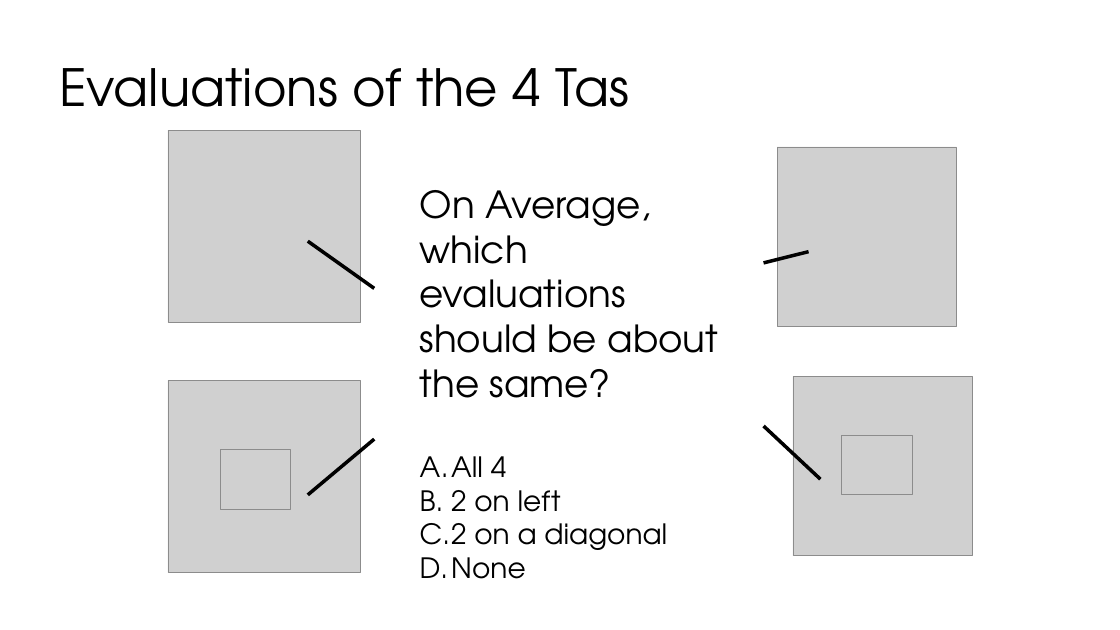
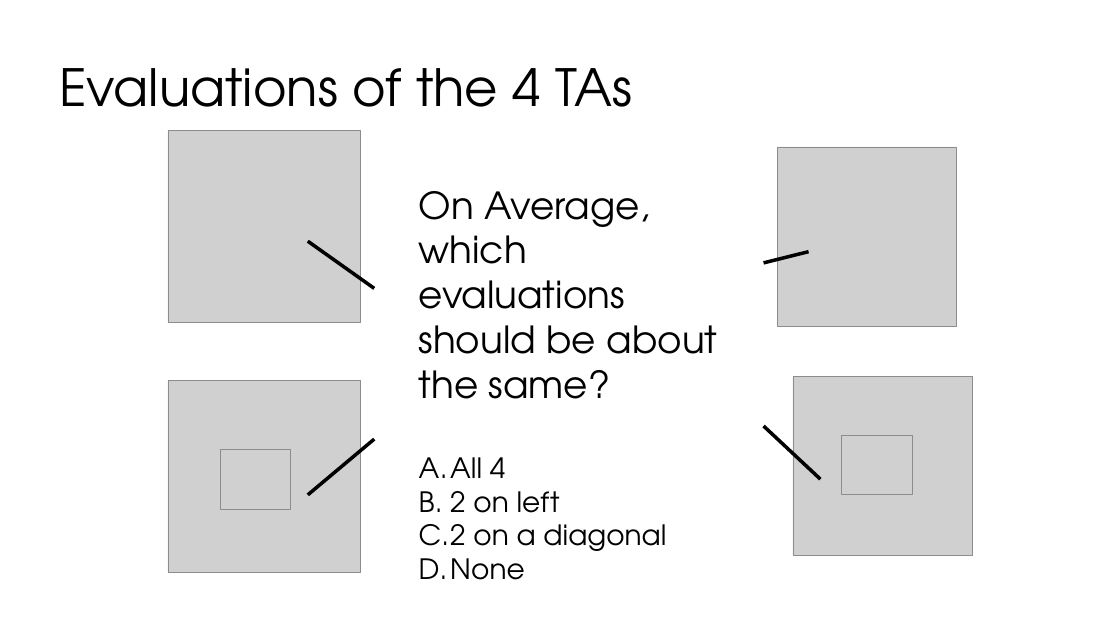
Before and after one commit to BawCOS/sp18, a slide deck: slide 60 of assets/lectures/lec24/24-hypothesis-testing.pptx (slide 61 before the commit). Drawn at 1120x630 pixels with LibreOffice and Linux fonts; fonts in the diff are those of the drawing; grey boxes stand for pictures. Boxes give left, top, right and bottom in pixels: in the first picture for what was removed or moved away, otherwise in the second. Text is boxed around its words. In the diff, an @@ line names an element or a change of style, - is before the commit and + after.

```diff
--- a/assets/lectures/lec24/24-hypothesis-testing.pptx
+++ b/assets/lectures/lec24/24-hypothesis-testing.pptx
@@ title at [59,68,632,131]: text changed @@
-Evaluations of the 4 Tas
+Evaluations of the 4 TAs
```
Also in this commit, not shown: 5 other slides changed, 1 slide removed.
